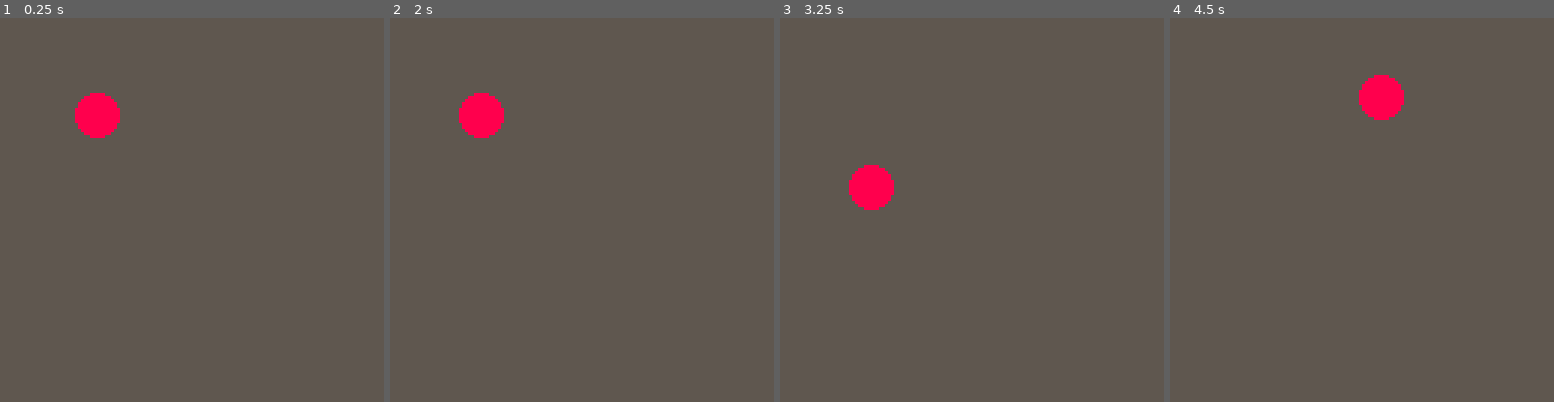
Above: before the commit, frames 1-4 (left to right).
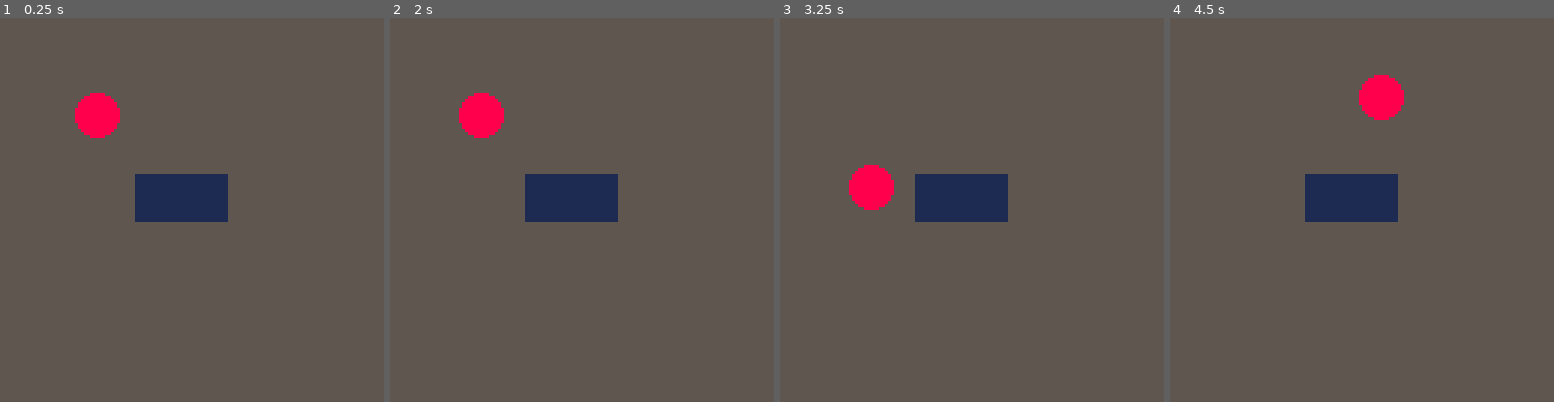
Above: after the commit, the same moments.

Repository: konata-chan404/Kitty-Kondo
Game: PICO-8 cartridge test.p8
The game is run twice, just before and just after one commit, with the same random seed, the same clock (stepped at 60 frames per second) and the same inputs.
Inputs:
- Up to frame 1 (0.25 s): no input
- Up to frame 2 (2 s): hold Left from 1.97 s (still down)
- Up to frame 3 (3.25 s): release Left at 2.37 s; hold Down 2.42-2.82 s; hold Right from 2.87 s (still down)
- Up to frame 4 (4.5 s): release Right at 3.53 s; hold Up 3.58-4.08 s; hold Right from 4.13 s (still down)

The runs differ from the first frame. In frame 1, 3.0% of the frame differs, in the area x 35-60%, y 40-54%; in frame 2, 3.0%; in frame 3, 3.0%; in frame 4, 3.0%.

Commit message:
Started work on the collision detection

Diff:
--- a/test.p8
+++ b/test.p8
@@ -3,6 +3,7 @@
 __lua__
 function _init()
 	create_player()
+	create_Enemy()
 end
 
 function _update()
@@ -14,22 +15,30 @@
 	rectfill(0,0,127,127,5)
 	-- draw player circle for now
 	circfill(player.xpos, player.ypos,7,8);
+
+	-- Draw simple wall off to the side
+	rectfill((enemy.xpos - (enemy.w/2)), (enemy.ypos - (enemy.h/2)), (enemy.xpos + (enemy.w/2)), (enemy.ypos + (enemy.h/2)), 1)
 end
 
 -->8
 -- player stuff!!
-
 function create_player()
 	player = {
 	movement_speed = 2,
 	xpos = 32,
 	ypos = 32,
+	w = 8,
+	h = 8,
 
 	-- Player movement
 	move = function(self)
 		-- At the moment we'll use a simple circle for the player
 		if (btn(0))
 		then
+			-- Checking for collision
+			-- for newx = xpos, x - movement_speed, -1 do
+			-- 	if not box_hit(newx, y, w, h, enemy.xpos, enemy.ypos, enemy.w, enemy.y)
+			-- end
 			self.xpos -= self.movement_speed
 		end
 
@@ -49,6 +58,36 @@
 		end
 	end
 	}
+end
+
+function create_Enemy()
+	enemy = {
+		xpos = 60,
+		ypos = 60,
+		w = 30,
+		h = 15
+	}
+
+end
+
+-- Passes in the bounding boxes values
+function box_hit(x1, y1, w1, h1, x2, y2, w2, h2)
+	local hit = false
+
+	-- Find xs
+	-- Getting the half distances for both boxes
+	local xs = w1 * 0.5 + w2 * 0.5
+	local ys = y1 * 0.5 + y2 * 0.5
+
+	-- Find xd
+	-- Distance of the midpoint+width to get distance of both boxes
+	local xd = abs((x1 + (w1 / 2)) - (x2 + (w2 / 2)))
+	local yd = abs((y1 + (w1 / 2)) - (y2 + (w2 / 2)))
+
+	-- If both bounding boxes have touched based on the values given, then set hit to true
+	if xd < xs and ys < ys then
+		hit = true
+	end
 end
 
 -->8
